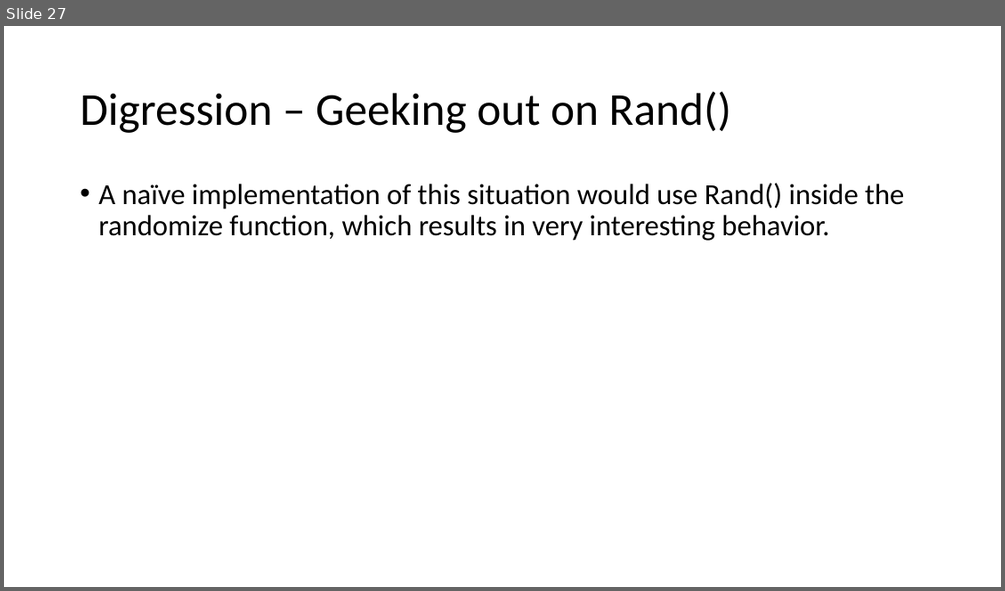
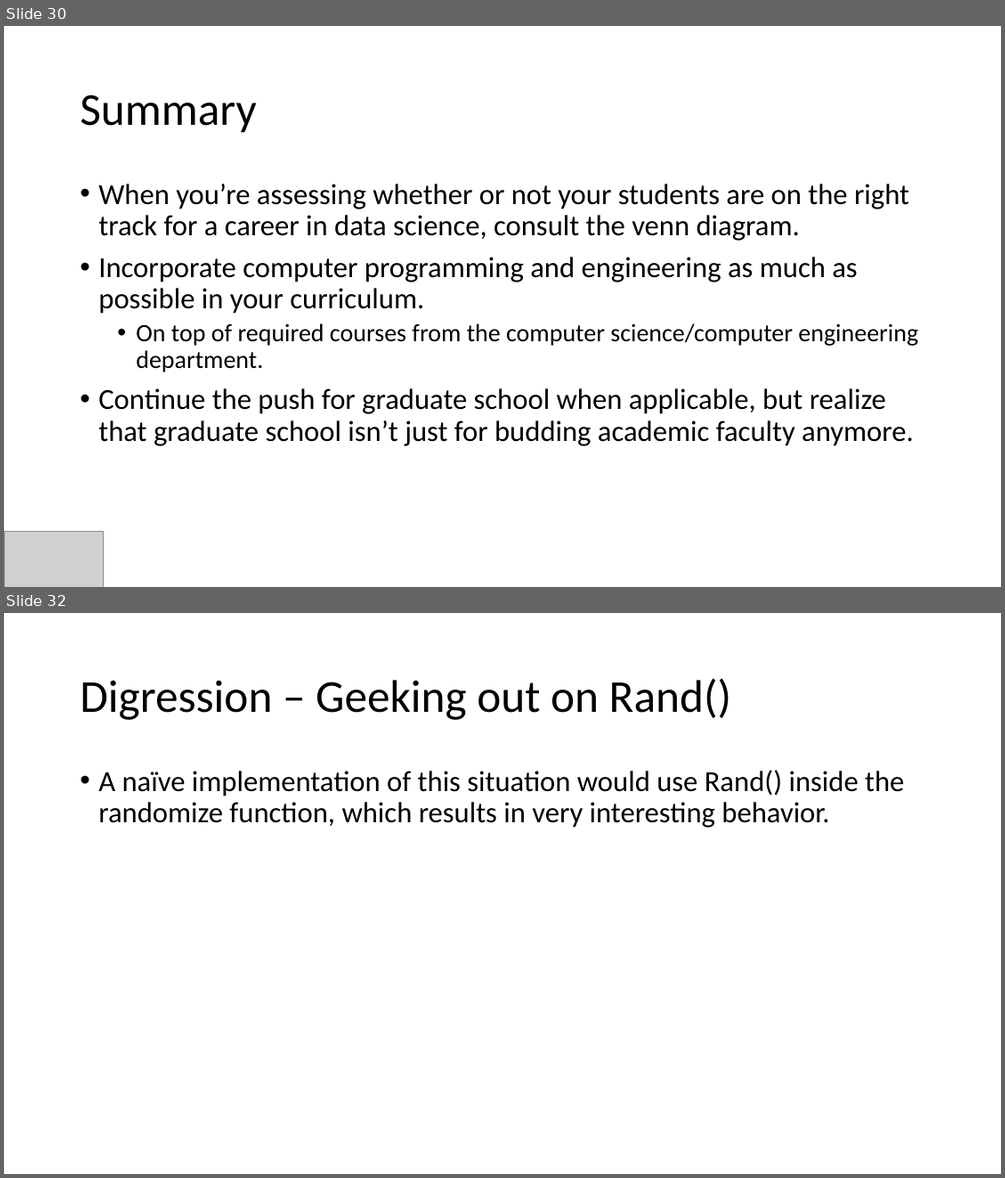
Before and after one commit to paulraff/2016JointMeetings, a slide deck: Preparing Mathematicians for Data Science Careers - 2.pptx. Shown one above the other, each under a label of ours: slide 27 before the commit, slides 30 and 32 after it; the slides between them are not shown. The pictures are 1005x591 and 1005x1178 pixels, drawn with LibreOffice and Linux fonts; fonts in the diff are those of the drawing; grey boxes stand for pictures. Boxes give left, top, right and bottom in pixels: in the first picture for what was removed or moved away, otherwise in the second. Text is boxed around its words. In the diff, an @@ line names an element or a change of style, - is before the commit and + after.

```diff
--- a/Preparing Mathematicians for Data Science Careers - 2.pptx
+++ b/Preparing Mathematicians for Data Science Careers - 2.pptx
@@ slide 30 added at (4,26,1001,587), background #FFFFFF @@
@@ title added at (80,95,256,133), 44 pt, text #000000 @@
+Summary
@@ text added at (98,184,918,446), 28 pt, text #000000 @@
+• When you’re assessing whether or not your students are on the right track for a career in data science, consult the venn diagram.
+• Incorporate computer programming and engineering as much as possible in your curriculum.
+  • On top of required courses from the computer science/computer engineering department.
+• Continue the push for graduate school when applicable, but realize that graduate school isn’t just for budding academic faculty anymore.
@@ picture added at (4,532,103,587) @@
@@ what was slide 27 is now slide 32 @@
```
Also in this commit, not shown: 25 slides changed, 5 other slides added, 1 slide removed.
